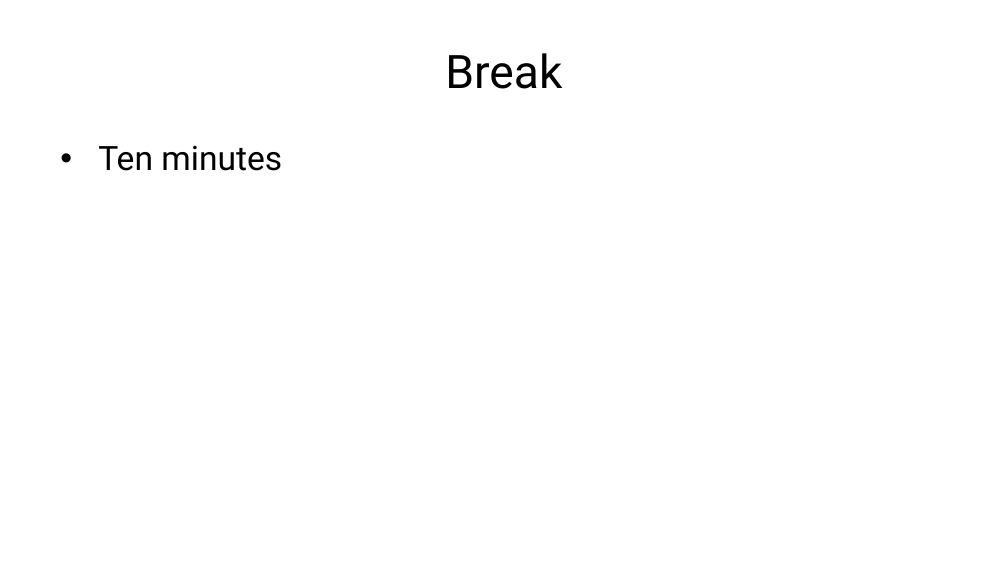
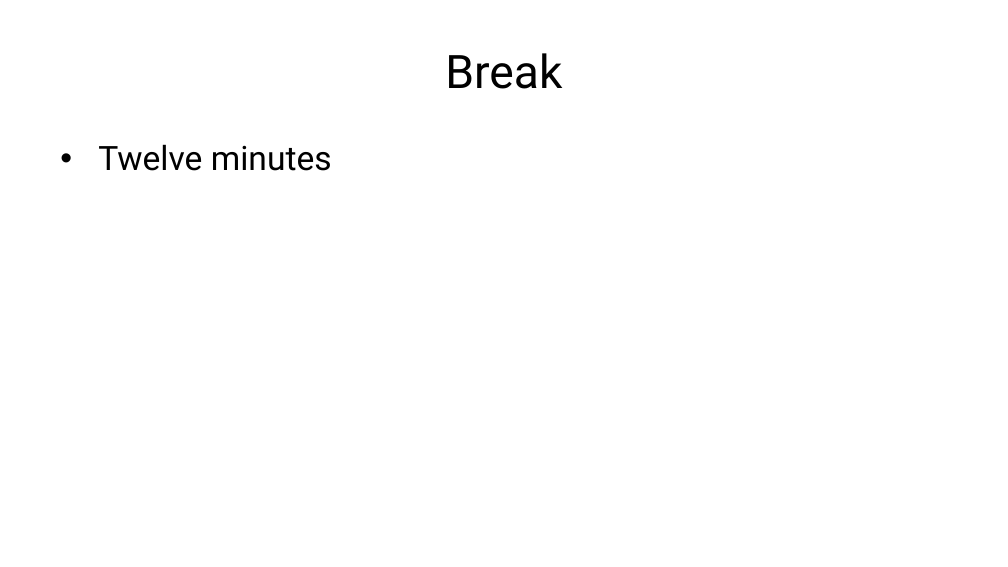
Before and after one commit to fabioantonini/technologies-for-artificial-intelligence, a slide deck: slide 21 of Lessons/05_experimental_methodology/Slides/experimental_methodology_slides.pptx. Drawn at 1008x567 pixels with LibreOffice and Linux fonts; fonts in the diff are those of the drawing; background and template pictures are left out. Boxes give left, top, right and bottom in pixels: in the first picture for what was removed or moved away, otherwise in the second. Text is boxed around its words. In the diff, an @@ line names an element or a change of style, - is before the commit and + after.

```diff
--- a/Lessons/05_experimental_methodology/Slides/experimental_methodology_slides.pptx
+++ b/Lessons/05_experimental_methodology/Slides/experimental_methodology_slides.pptx
@@ text at box(98, 144, 332, 171): text changed @@
-• Ten minutes
+• Twelve minutes
```
Also in this commit, not shown: 10 other files.
